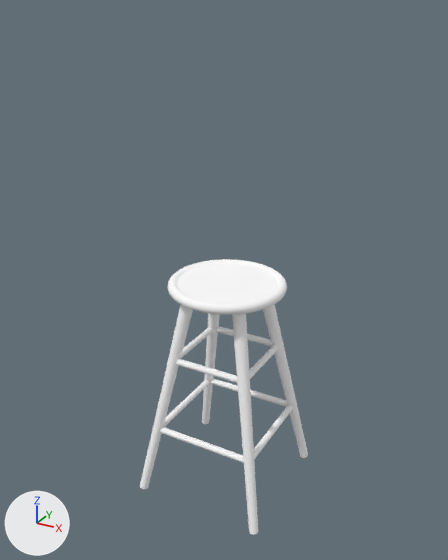
The glTF model stool.gltf: old version first, new version second.
Both versions are drawn from a camera (50 mm lens) standing at (4.0, -7.37, 7.25) and looking at (0.01, -0.12, 3.63). The axes (+X, +Y, +Z) are drawn at lower left. The lights are the same throughout. Where no turn or scale is listed for an object, it has been applied to the vertices.

The first picture shows 'Bottom Strut 3', 'Leg1', 'Leg2', 'Leg3', 'Leg4', 'Seat', 'Seat Edge'.
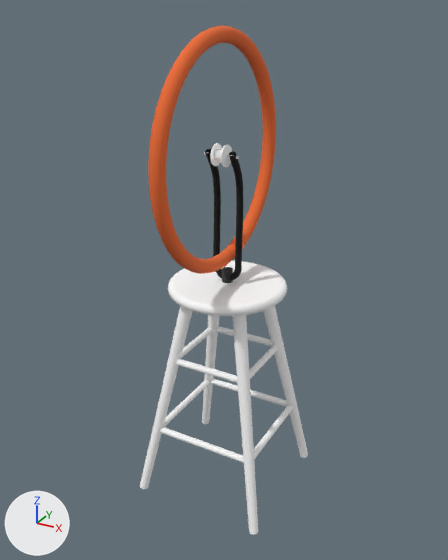
Diff of the bpy script that builds the scene:
```diff
--- a/stool.gltf.py
+++ b/stool.gltf.py
@@ ob_seat_edge @@
 ob_seat_edge = bpy.data.objects.new('Seat Edge', me_mesh_1)
-ob_seat_edge.location = (0.0, 0.0, 3.5)
+ob_seat_edge.location = (0.0, 0.0, 3.48)
@@ ob_cylinder_004 @@
+ob_cylinder_004 = bpy.data.objects.new('Cylinder.004', me_mesh_13)  # 68 vertices, 128 faces; spans x -0.25..0.25, y -0.02..0.02, z -0.02..0.02; in mat_material_8 (white #ffffff)
+ob_cylinder_004.location = (0.0, -0.17, 5.45)
@@ ob_cylinder_003 @@
+ob_cylinder_003 = bpy.data.objects.new('Cylinder.003', me_mesh_12)  # 68 vertices, 128 faces; spans x -0.15..0.15, y -0.15..0.15, z -0.01..0.01; in mat_material_8 (white #ffffff)
+ob_cylinder_003.location = (-0.07, -0.17, 5.45)
+ob_cylinder_003.rotation_euler = (0.0, -1.571, 0.0)  # degrees (0, -90, 0)
@@ ob_cylinder_002 @@
+ob_cylinder_002 = bpy.data.objects.new('Cylinder.002', me_mesh_12)  # 68 vertices, 128 faces; spans x -0.15..0.15, y -0.15..0.15, z -0.01..0.01; in mat_material_8 (white #ffffff)
+ob_cylinder_002.location = (0.07, -0.17, 5.45)
+ob_cylinder_002.rotation_euler = (0.0, -1.571, 0.0)  # degrees (0, -90, 0)
@@ ob_cylinder_001 @@
+ob_cylinder_001 = bpy.data.objects.new('Cylinder.001', me_mesh_11)  # 68 vertices, 128 faces; spans x -0.075..0.075, y -0.07..0.07, z -0.07..0.07; in mat_material_8 (white #ffffff)
+ob_cylinder_001.location = (0.0, -0.17, 5.45)
@@ ob_torus @@
+ob_torus = bpy.data.objects.new('Torus', me_mesh_10)  # 637 vertices, 1152 faces; spans x -0.1..0.1, y -1.6..1.6, z -1.6..1.6; in mat_material_7 (orange #ec6d36)
+ob_torus.location = (0.0, -0.17, 5.45)
@@ ob_cylinder @@
+ob_cylinder = bpy.data.objects.new('Cylinder', me_mesh_9)  # 68 vertices, 128 faces; spans x -0.08..0.08, y -0.08..0.08, z -0.35..0.35; in mat_material_6 (dark grey #666666)
+ob_cylinder.location = (0.0, 0.0, 3.4)
@@ ob_fork_tube__2 @@
+ob_fork_tube__2 = bpy.data.objects.new('Fork Tube  2', me_mesh_7)  # 521 vertices, 1024 faces; spans x -0.05..0.05, y -0.24..0.08, z 0.0..1.72; in mat_material_4 (black #424242)
+ob_fork_tube__2.location = (0.18, 0.0, 3.8)
@@ ob_fork_crown @@
+ob_fork_crown = bpy.data.objects.new('Fork Crown', me_mesh_8)  # 637 vertices, 1152 faces; spans x -0.23..0.23, y -0.05..0.05, z -0.23..0.0; in mat_material_5 (black #424242)
+ob_fork_crown.location = (0.0, 0.0, 3.81)
@@ ob_fork_tube_1 @@
+ob_fork_tube_1 = bpy.data.objects.new('Fork Tube 1', me_mesh_7)  # 521 vertices, 1024 faces; spans x -0.05..0.05, y -0.24..0.08, z 0.0..1.72; in mat_material_4 (black #424242)
+ob_fork_tube_1.location = (-0.18, 0.0, 3.8)
```

Pixel boxes (x1, y1, x2, y2) of what changed, in the pictures (448 x 560 px):
'Torus', added (orange): after (148, 25, 276, 274)
'Seat Edge', moved: before (168, 259, 287, 315); after (168, 261, 287, 316)
'Fork Tube  2', added (black): after (229, 151, 243, 270)
'Fork Tube 1', added (black): after (205, 149, 221, 257)
'Cylinder.002', added: after (220, 145, 232, 168)
'Cylinder', added: after (222, 267, 233, 283)
'Cylinder.003', added: after (210, 143, 222, 166)
'Fork Crown', added: after (215, 268, 242, 280)
'Cylinder.001', added: after (215, 150, 221, 161)
'Cylinder.004', added: after (204, 152, 239, 159)
